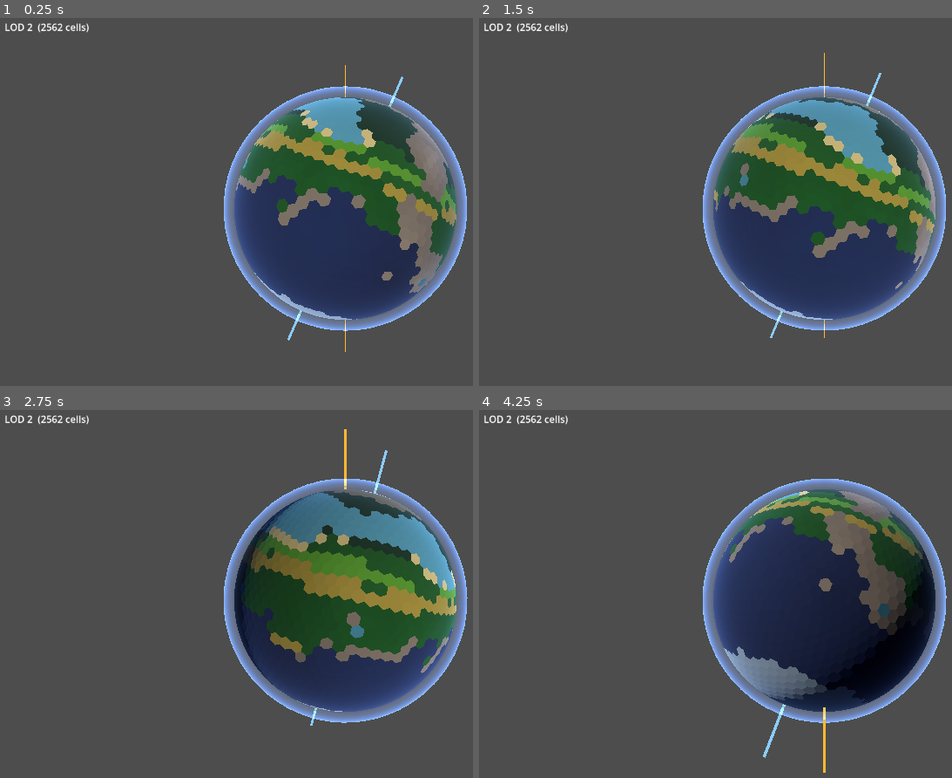
Above: before the commit, frames 1-4 (two rows, left to right).
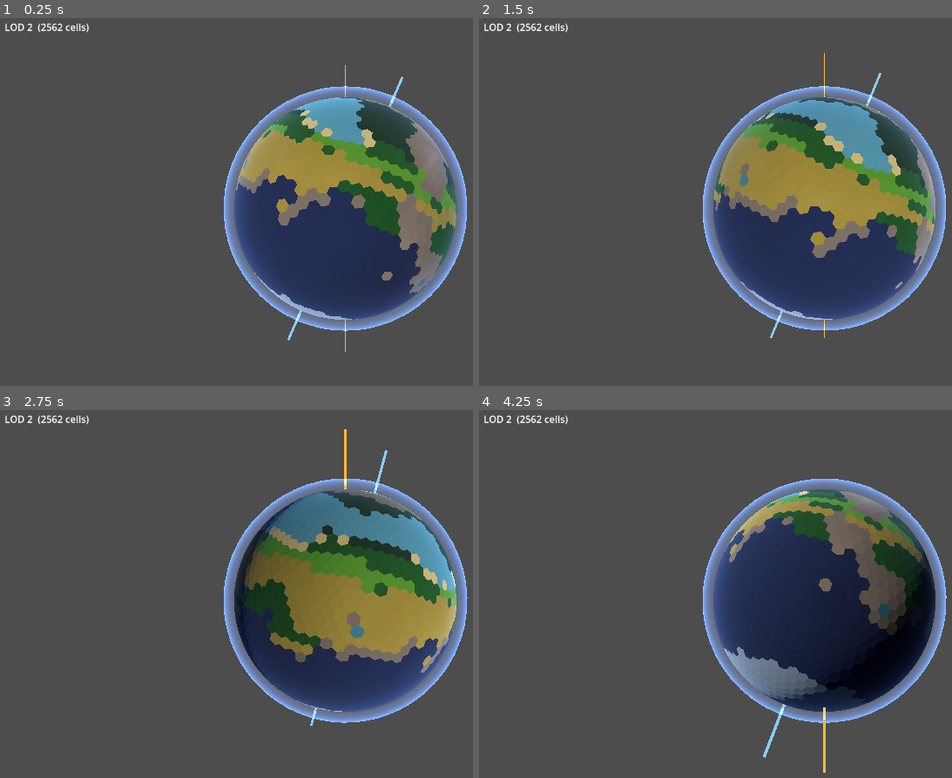
Above: after the commit, the same moments.

Repository: Halfwhit/hex-planet-gen
Game: Godot game, scene res://scenes/Main.tscn
The game is run twice, just before and just after one commit, with the same random seed, the same clock (stepped at 60 frames per second) and the same inputs.
Inputs (mouse positions are in pixels of both pictures, inside the frame that each line leads up to):
- Up to frame 1 (0.25 s): no input
- Up to frame 2 (1.5 s): tap Enter at 0.5 s; move the mouse to (outside the picture) at 0.52 s; tap E at 0.6 s; click (outside the picture) at 0.67 s; drag from (687, 227) to (791, 286) at 1.27 s
- Up to frame 3 (2.75 s): move the mouse to (416, 513) at 2.02 s; tap E at 2.1 s; click (416, 513) at 2.17 s
- Up to frame 4 (4.25 s): drag from (791, 678) to (616, 542) at 2.77 s; move the mouse to (outside the picture) at 3.52 s; tap E at 3.6 s; click (outside the picture) at 3.67 s

The runs differ from the first frame. In frame 1, 2.4% of the frame differs, in the area x 50-97%, y 30-59%; in frame 2, 3.7%; in frame 3, 4.2%, in the area x 51-97%, y 37-70%; in frame 4, 0.7%.

Commit message:
Fix missing snow, desert, and shrubland biomes
Snow: threshold raised 0.32 → 0.50.  At the old value, altitude-cooled
temperature on a typical mid-latitude mountain (lat 0.3, alt 0.6) comes
out ~0.45, missing 0.32 entirely.  At 0.50 snow appears on inland
mountains above roughly lat 0.27, while tropical mountain slopes stay
rocky grey.

Desert/shrubland: two reasons neither spawned —
1. Equatorial base moisture 0.50 → 0.44 and noise amplitude 0.22 → 0.28.
   With the old values the moisture floor in the hot zone was ~0.32,
   mathematically above both thresholds.  Lower base + wider noise lets
   cells reach dry values.
2. Hot-zone desert/shrubland threshold raised 0.14 → 0.24 so desert
   maps to a reachable moisture range given the noise distribution.

Co-Authored-By: Claude Sonnet 4.6 <noreply@anthropic.com>

Diff:
--- a/scripts/HexPlanet.gd
+++ b/scripts/HexPlanet.gd
@@ -237,9 +237,9 @@
 		# mid-latitude moderate → polar dry.
 		var base_m: float
 		if lat < 0.15:
-			base_m = 0.50
+			base_m = 0.44
 		elif lat < 0.35:
-			base_m = lerpf(0.50, 0.20, (lat - 0.15) / 0.20)
+			base_m = lerpf(0.44, 0.20, (lat - 0.15) / 0.20)
 		elif lat < 0.60:
 			base_m = lerpf(0.20, 0.50, (lat - 0.35) / 0.25)
 		else:
@@ -249,7 +249,7 @@
 		var ocean_boost: float = 0.22 if near_ocean else 0.0
 		# Mountains cause a rain shadow on their upper slopes.
 		var mtn_shadow: float = max(0.0, alt - 0.55) * 0.65
-		var m_var: float = m_noise.get_noise_3dv(pos * p_noise_scale * 0.8) * 0.22
+		var m_var: float = m_noise.get_noise_3dv(pos * p_noise_scale * 0.8) * 0.28
 
 		var moisture: float = clamp(
 				base_m + ocean_boost - mtn_shadow + m_var, 0.0, 1.0)
@@ -497,8 +497,11 @@
 		return BIOME_TUNDRA
 
 	# Mountain zone.  Coastal cells stay rocky (no snow bordering the ocean).
+	# Snow threshold 0.50: tropical mountains (lat < ~0.27) stay rocky grey;
+	# mid-latitude and polar mountains get snow once altitude cooling brings
+	# temperature below 0.50.
 	if alt > 0.45:
-		if near_ocean or temperature >= 0.32:
+		if near_ocean or temperature >= 0.50:
 			return BIOME_MOUNTAIN
 		return BIOME_SNOW
 
@@ -529,7 +532,7 @@
 		return BIOME_TROPICAL_RAINFOREST
 	if moisture > 0.32:
 		return BIOME_SAVANNA
-	if moisture > 0.14:
+	if moisture > 0.24:
 		return BIOME_SHRUBLAND
 	return BIOME_DESERT
 
